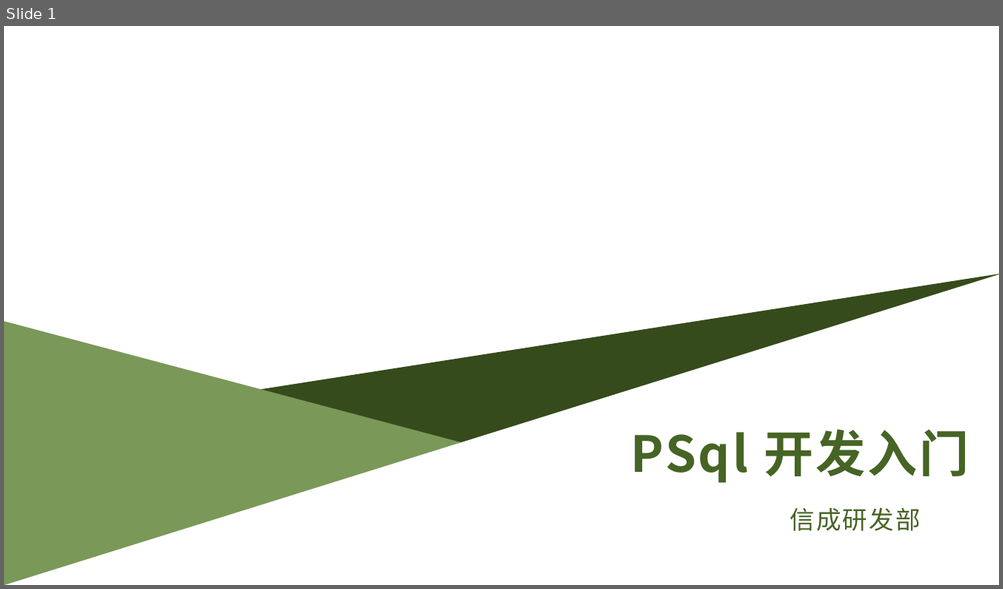
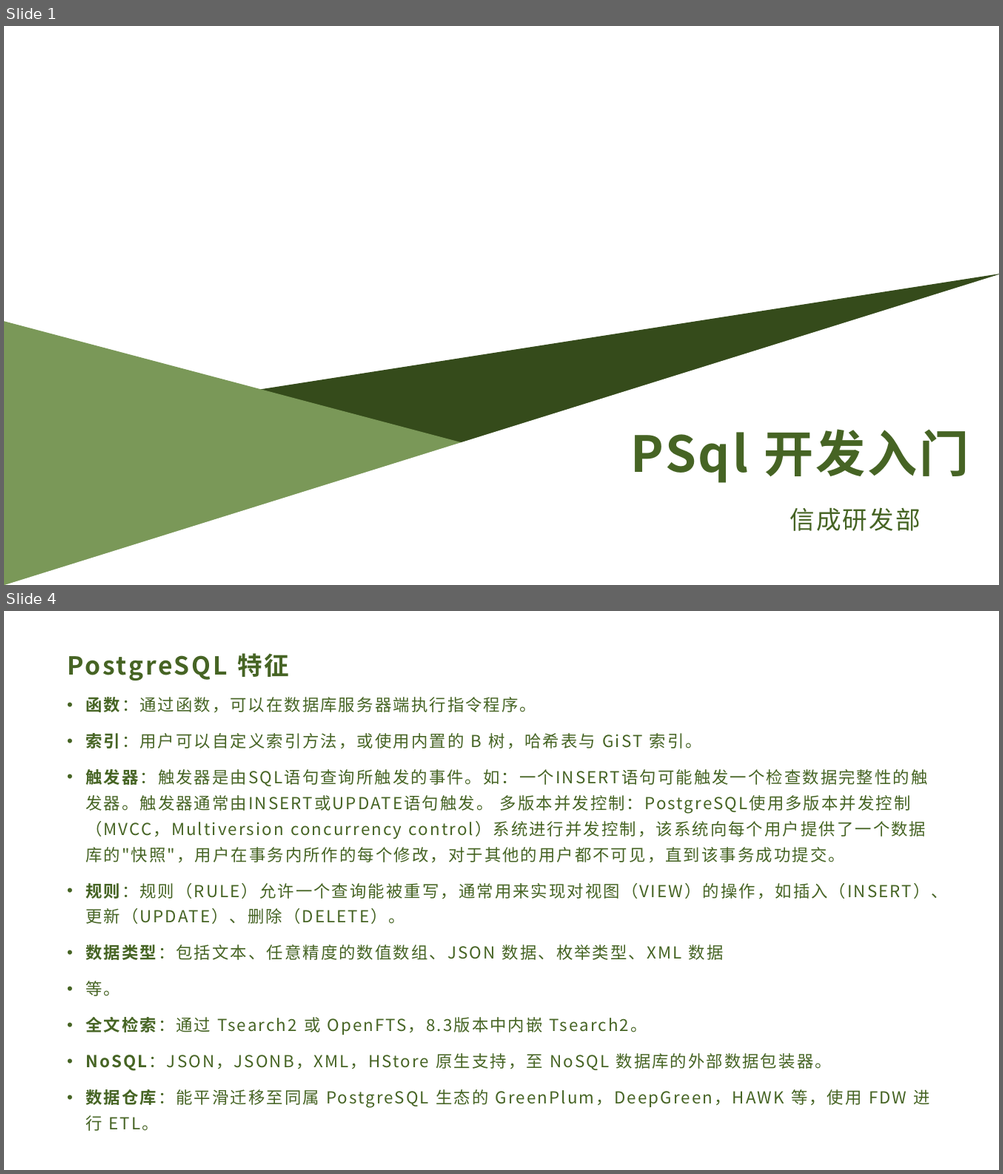
Before and after one commit to dyg540/cpp-study-2020, a slide deck: PSql入门.pptx. Shown one above the other, each under a label of ours: slide 1 before the commit, slides 1 and 4 after it; the slides between them are not shown. The pictures are 1003x589 and 1003x1174 pixels, drawn with LibreOffice and Linux fonts; fonts in the diff are those of the drawing; background and template pictures are left out. Boxes give left, top, right and bottom in pixels: in the first picture for what was removed or moved away, otherwise in the second. Text is boxed around its words. In the diff, an @@ line names an element or a change of style, - is before the commit and + after.

```diff
--- a/PSql入门.pptx
+++ b/PSql入门.pptx
@@ slide 4 added at (4,611,999,1170), background #FFFFFF @@
@@ title added at (67,653,289,681), 24 pt, text #466424, bold @@
+PostgreSQL 特征
@@ text added at (85,697,948,1131), 16 pt, text #466424 @@
+• 函数：通过函数，可以在数据库服务器端执行指令程序。
+• 索引：用户可以自定义索引方法，或使用内置的 B 树，哈希表与 GiST 索引。
+• 触发器：触发器是由SQL语句查询所触发的事件。如：一个INSERT语句可能触发一个检查数据完整性的触发器。触发器通常由INSERT或UPDATE语句触发。 多版本并发控制：PostgreSQL使用多版本并发控制（MVCC，Multiversion concurrency control）系统进行并发控制，该系统向每个用户提供了一个数据库的"快照"，用户在事务内所作的每个修改，对于其他的用户都不可见，直到该事务成功提交。
+• 规则：规则（RULE）允许一个查询能被重写，通常用来实现对视图（VIEW）的操作，如插入（INSERT）、更新（UPDATE）、删除（DELETE）。
+• 数据类型：包括文本、任意精度的数值数组、JSON 数据、枚举类型、XML 数据
+• 等。
+• 全文检索：通过 Tsearch2 或 OpenFTS，8.3版本中内嵌 Tsearch2。
+• NoSQL：JSON，JSONB，XML，HStore 原生支持，至 NoSQL 数据库的外部数据包装器。
+• 数据仓库：能平滑迁移至同属 PostgreSQL 生态的 GreenPlum，DeepGreen，HAWK 等，使用 FDW 进行 ETL。
```
Also in this commit, not shown: 1 slide changed, 15 other slides added, 1 slide removed, 3 other files.
